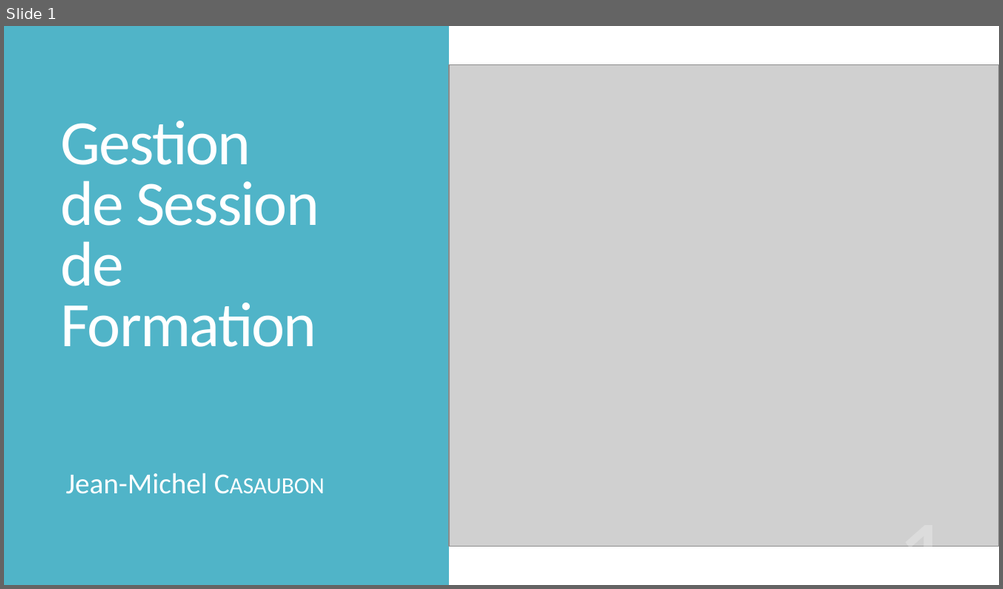
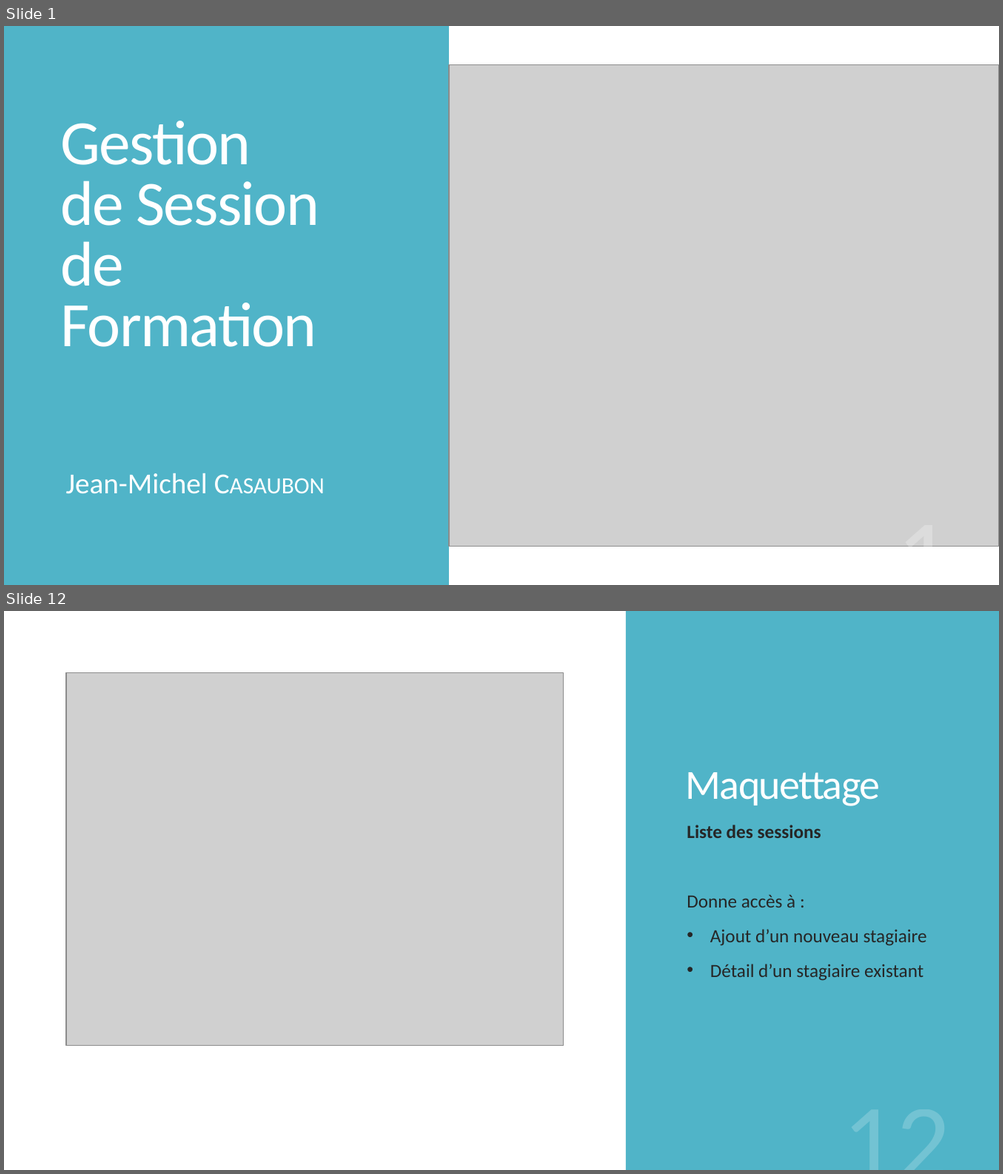
Before and after one commit to jmcasaubon/ProjGestSessForm, a slide deck: design/Présentation GSF.pptx. Shown one above the other, each under a label of ours: slide 1 before the commit, slides 1 and 12 after it; the slides between them are not shown. The pictures are 1003x589 and 1003x1174 pixels, drawn with LibreOffice and Linux fonts; fonts in the diff are those of the drawing; grey boxes stand for pictures. Boxes give left, top, right and bottom in pixels: in the first picture for what was removed or moved away, otherwise in the second. Text is boxed around its words. In the diff, an @@ line names an element or a change of style, - is before the commit and + after.

```diff
--- a/design/Présentation GSF.pptx
+++ b/design/Présentation GSF.pptx
@@ slide 12 added at (4, 611, 999, 1170), background #FFFFFF @@
@@ rectangle added at (626, 611, 999, 1170), fill #50B4C8 @@
@@ picture added at (66, 673, 563, 1046) @@
@@ title added at (686, 772, 879, 806), 40 pt, text #FFFFFF @@
+Maquettage
@@ text added at (686, 825, 927, 981), 18 pt, text #262626 @@
+Liste des sessions
+Donne accès à :
+• Ajout d’un nouveau stagiaire
+• Détail d’un stagiaire existant
@@ page number added at (719, 1091, 958, 1170), 103 pt, text #FFFFFF at 20% opacity @@
+12
```
Also in this commit, not shown: 3 slides changed, 22 other slides added, 3 other files.
